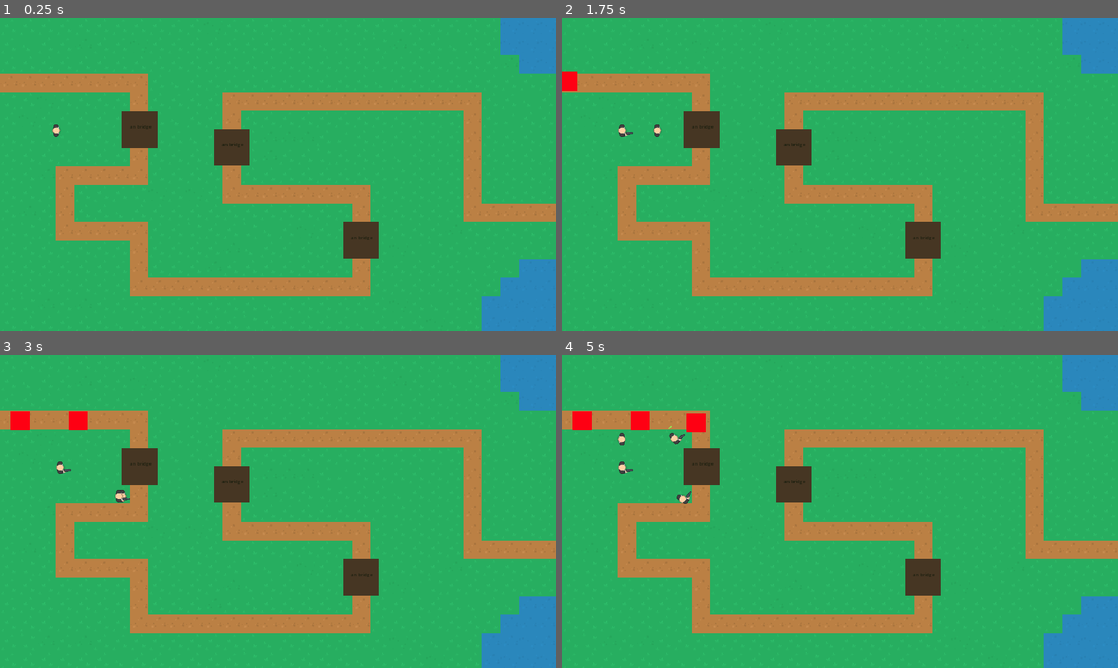
Above: before the commit, frames 1-4 (two rows, left to right).
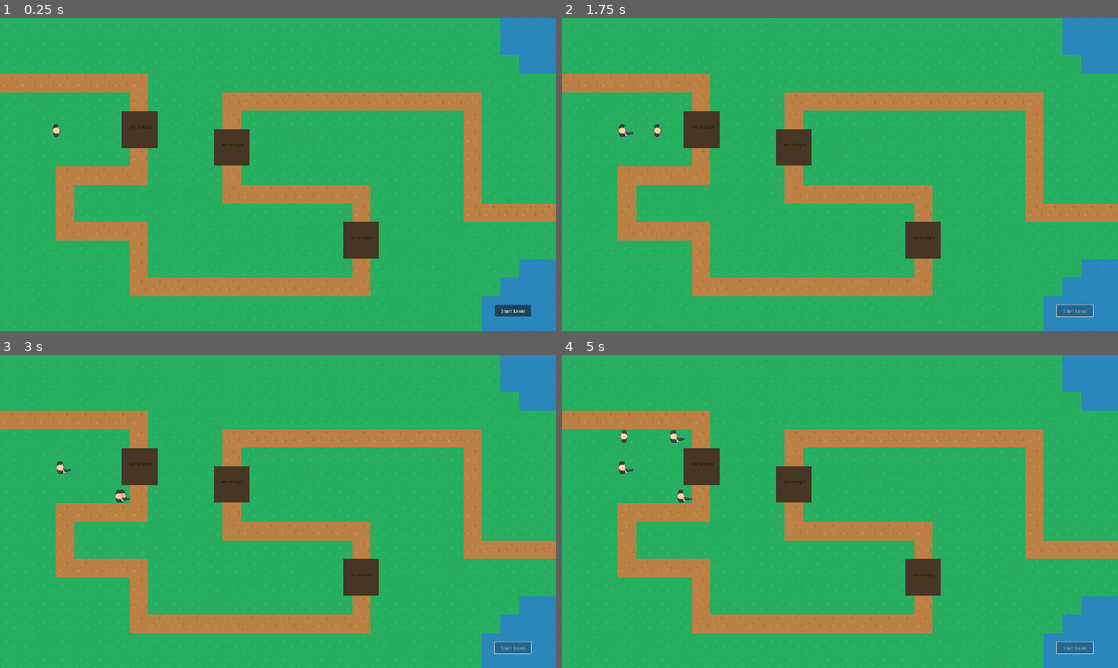
Above: after the commit, the same moments.

Repository: egreenfield323/CS390-group-prototype
Game: Godot game, scene res://Scenes/Levels/level_1.tscn
Same seed, same stepped clock (60 frames per second), same inputs: the game is played once before the commit and once after it.
Inputs (mouse positions are in pixels of both pictures, inside the frame that each line leads up to):
- Up to frame 1 (0.25 s): no input
- Up to frame 2 (1.75 s): click (1073, 312) at 0.5 s, where only the run after the commit has a clickable "Start Level"; tap Enter at 1.25 s; move the mouse to (962, 158) at 1.27 s; hold D (move_right) from 1.28 s (still down); tap Space (clone) at 1.35 s
- Up to frame 3 (3 s): move the mouse to (166, 527) at 2.02 s; release D (move_right) at 2.03 s; hold S (move_down) 2.03-2.78 s; tap Space (clone) at 2.1, 2.85 s; move the mouse to (333, 442) at 2.77 s; hold D (move_right) from 2.78 s (still down)
- Up to frame 4 (5 s): move the mouse to (812, 574) at 3.52 s; release D (move_right) at 3.53 s; hold W (move_up) 3.53-4.28 s; tap Space (clone) at 3.6, 4.35 s; move the mouse to (1006, 558) at 4.27 s; hold A (move_left) from 4.28 s (still down)

The runs differ from the first frame. In frame 1, 0.2% of the frame differs, in the area x 89-96%, y 91-96%; in frame 2, 0.4%; in frame 3, 0.7%; in frame 4, 1.1%, in the area x 1-96%, y 18-96%.
Error after the commit: Invalid assignment of property or key 'level' with value of type 'int' on a base object of type 'CharacterBody2D (enemy.gd)'. (res://Scenes/Levels/level_1.gd:2…

Commit message:
add rounds in level 1

Diff:
--- a/Project/group-prototype/Scenes/Levels/level_1.gd
+++ b/Project/group-prototype/Scenes/Levels/level_1.gd
@@ -2,12 +2,67 @@
 
 @onready var ENEMY_SPAWN_POINT = $EnemySpawnPoint.position
 @onready var ENEMY_NODE = $Enemies
+@onready var SPAWN_TIMER = $EnemySpawnPoint/SpawnTimer
 @export var ENEMY_RESOURCE: Resource
 
+var enemy_array = []
+var round_complete : bool = false
+var current_round : int = 0
+var next_round : int = 1
 
+# start level
+func _on_play_button_pressed() -> void:
+	$Control/PlayButton.disabled = true
+	start_level()
 
 func _on_spawn_timer_timeout() -> void:
+	spawn_enemy()
+
+func create_enemy(level: int):
 	var enemy = ENEMY_RESOURCE.instantiate()
 	enemy.global_position = ENEMY_SPAWN_POINT
 	enemy.direction = Vector2(1,0)
-	ENEMY_NODE.add_child(enemy)
+	enemy.level = level
+	return enemy
+
+func spawn_enemy():
+	if enemy_array.is_empty():
+		SPAWN_TIMER.stop()
+		return
+
+	ENEMY_NODE.add_child(enemy_array[0])
+	enemy_array.remove_at(0)
+
+func start_level():
+	round_three()
+
+# LEVEL ROUNDS
+
+# ROUND 1: 20 REDS
+func round_one():
+	current_round = 1
+	next_round = 2
+	for i in 20:
+		enemy_array.append(create_enemy(1))
+
+	SPAWN_TIMER.start()
+
+# ROUND 2: 10 REDS, 10 BLUES
+func round_two():
+	current_round = 2
+	for i in 10:
+		enemy_array.append(create_enemy(1))
+		enemy_array.append(create_enemy(2))
+
+	SPAWN_TIMER.start()
+
+# ROUND 3: 15 REDS, 15 BLUES, 5 GREENS
+func round_three():
+	current_round = 3
+	for i in 5:
+		enemy_array.append(create_enemy(3))
+		for j in 3:
+			enemy_array.append(create_enemy(1))
+			enemy_array.append(create_enemy(2))
+
+	SPAWN_TIMER.start()
--- a/Project/group-prototype/Scenes/Levels/level_1.tscn
+++ b/Project/group-prototype/Scenes/Levels/level_1.tscn
@@ -556,7 +556,6 @@
 metadata/_edit_group_ = true
 
 [node name="SpawnTimer" type="Timer" parent="EnemySpawnPoint"]
-autostart = true
 
 [node name="ColorRect" type="ColorRect" parent="EnemySpawnPoint"]
 anchors_preset = 8
@@ -703,4 +702,20 @@
 
 [node name="Clones" type="Node2D" parent="."]
 
+[node name="Control" type="Control" parent="."]
+layout_mode = 3
+anchors_preset = 0
+offset_right = 1920.0
+offset_bottom = 1080.0
+metadata/_edit_lock_ = true
+
+[node name="PlayButton" type="Button" parent="Control"]
+layout_mode = 0
+offset_left = 1708.0
+offset_top = 990.0
+offset_right = 1834.0
+offset_bottom = 1030.0
+text = "Start Level"
+
 [connection signal="timeout" from="EnemySpawnPoint/SpawnTimer" to="." method="_on_spawn_timer_timeout"]
+[connection signal="pressed" from="Control/PlayButton" to="." method="_on_play_button_pressed"]
